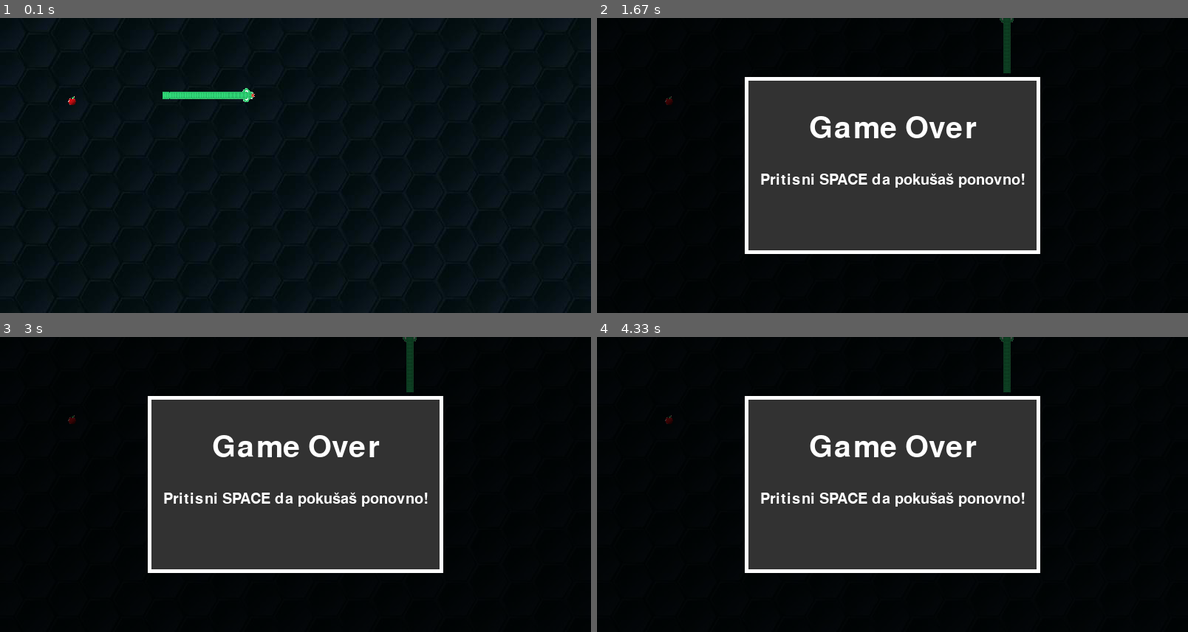
Above: before the commit, frames 1-4 (two rows, left to right).
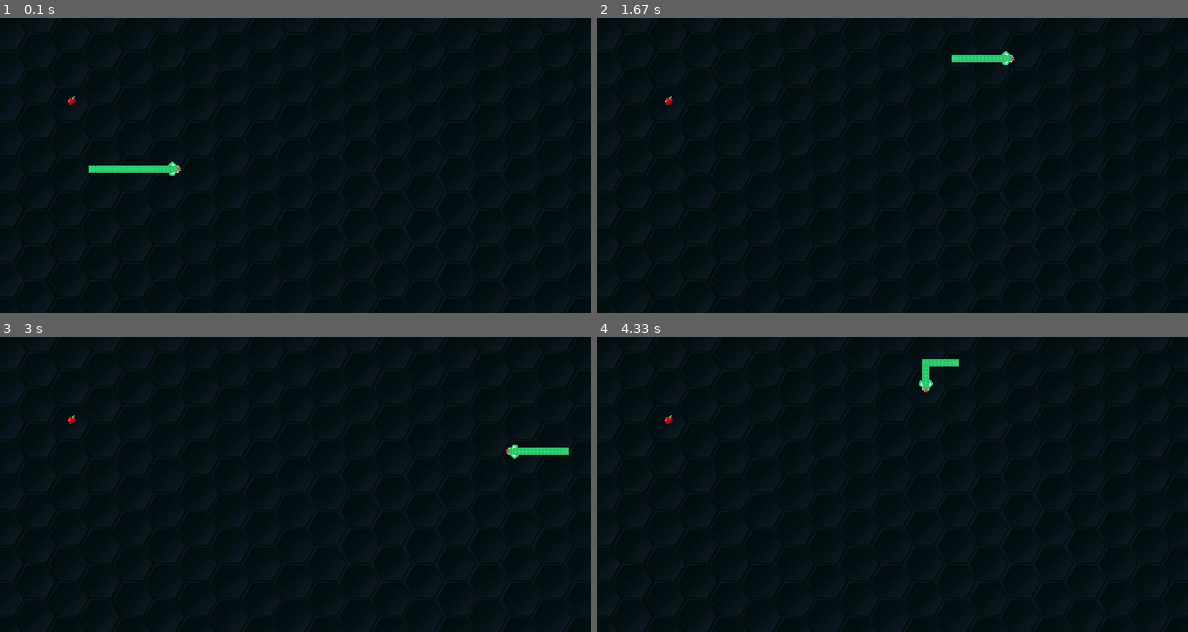
Above: after the commit, the same moments.

Repository: Karlo123-byte/zmija_pygame
Game: pygame game, started from skripte/main.py
Same seed, same stepped clock (60 frames per second), same inputs: the game is played once before the commit and once after it.
Inputs:
- Up to frame 1 (0.1 s): no input
- Up to frame 2 (1.67 s): hold D 0.33-0.8 s; hold W 0.83-1.3 s; hold D from 1.33 s (still down)
- Up to frame 3 (3 s): release D at 1.8 s; hold S 2.4-2.7 s; hold A from 2.73 s (still down)
- Up to frame 4 (4.33 s): release A at 3.13 s; hold W 3.17-3.53 s; hold A 3.57-4.2 s; hold S from 4.23 s (still down)

The runs differ from the first frame. In frame 1, 0.8% of the frame differs, in the area x 15-44%, y 23-54%; in frame 2, 31%; in frame 3, 31%, in the area x 2-97%, y 0-100%; in frame 4, 31%.

Commit message:
dodavanje da se prva zmija spawna na 200,200

Diff:
--- a/skripte/main.py
+++ b/skripte/main.py
@@ -18,8 +18,8 @@
 SEGMENT_SIRINA = 10
 SEGMENT_VISINA = 10
 brzina = 5
-start_x = 300
-start_y = 100
+start_x = 200 #300 # početna pozicija zmije
+start_y = 200 #100 # početna pozicija zmije
 
 
 CRNA = (0, 0, 0)
--- a/skripte/score.py
+++ b/skripte/score.py
@@ -1,7 +1,14 @@
-
-#Trebam dodati drugu zmiju koja će biti protivnik
-#kontrola druge zmije je da se pomiče na strelice
 
 #polje za igru je 800x400
 #prvu zmiju treba stvroti na lijevoj strani
 #drugoj zmiji treba stvoriti na desnoj strani
+
+#Prva zmija se treba kontrolirati na W,A,S,D
+#Druga zmija se treba kontrolirati na strelice
+
+#Prva zmija se treba stvoriti na 200,200 x,y
+#Druga zmija se treba stvoriti na 600,200 x,y
+
+#trebam uzeti sve slike od zmije i prebaciti u zutu boju da zmiji promijenim boju
+
+#Dodati logiku ako se glava zmije sudari sa tijelom zmije ta zmija gubi i suprotno
